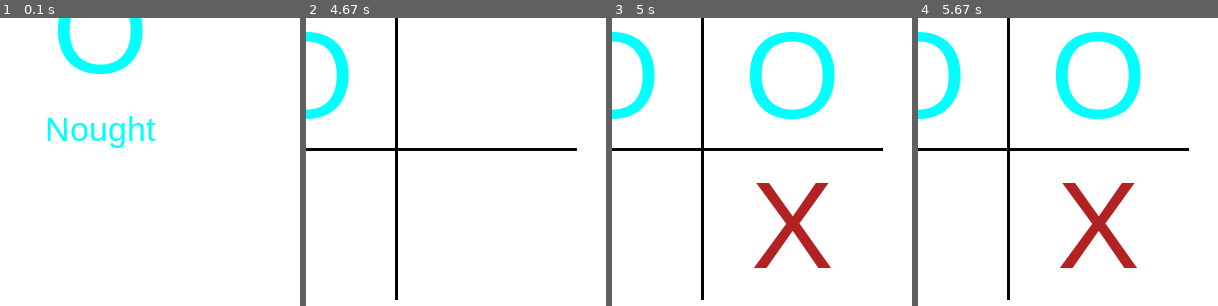
Above: before the commit, frames 1-4 (left to right).
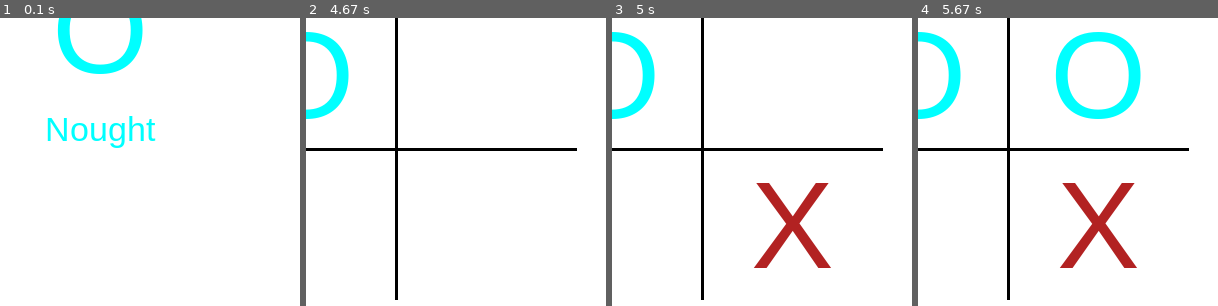
Above: after the commit, the same moments.

Repository: ao9000/tic-tac-toe-ai
Game: pygame game, started from run_game.py
Two runs of this game, one before a commit and one after it. Both use one fixed random seed, a clock stepped at 60 frames per second and the inputs below.
Inputs (mouse positions are % of the whole screen's width and height, from its top left):
- Up to frame 1 (0.1 s): no input
- Up to frame 2 (4.67 s): click "Cross" at 0.38 s; click (26, 53) at 0.72 s; click (19, 76) at 1.05 s; click (62, 61) at 1.38 s; move the mouse to (71, 34) at 3.5 s; click (71, 34) at 3.7 s
- Up to frame 3 (5 s): click (86, 76) at 4.92 s
- Up to frame 4 (5.67 s): no input
The pictures show only the part of the screen within x 50-100%, y 50-100%; the shares and areas given below are measured in that part.

Frames 1-2 are identical in both runs. In frame 3, 3.2% of the frame differs, in the area x 45-75%, y 4-36%; in frame 4, nothing differs.

Commit message:
Updated requirements.txt

Diff:
--- a/run_game.py
+++ b/run_game.py
@@ -16,9 +16,6 @@
 # Define screen size
 width, height = 600, 600
 
-# Define FPS
-tick_rate = 60
-
 
 def setup_game():
     """
@@ -42,8 +39,6 @@
 
     # Define game clock
     clock = pygame.time.Clock()
-    # tick rate
-    clock.tick(tick_rate)
 
     return screen, clock
 
@@ -123,6 +118,9 @@
 
     # Game loop
     while True:
+        # tick rate
+        clock.tick(30)
+
         mouse_position = pygame.mouse.get_pos()
         mouse_clicked = False
 
Not shown, changed: requirements.txt
